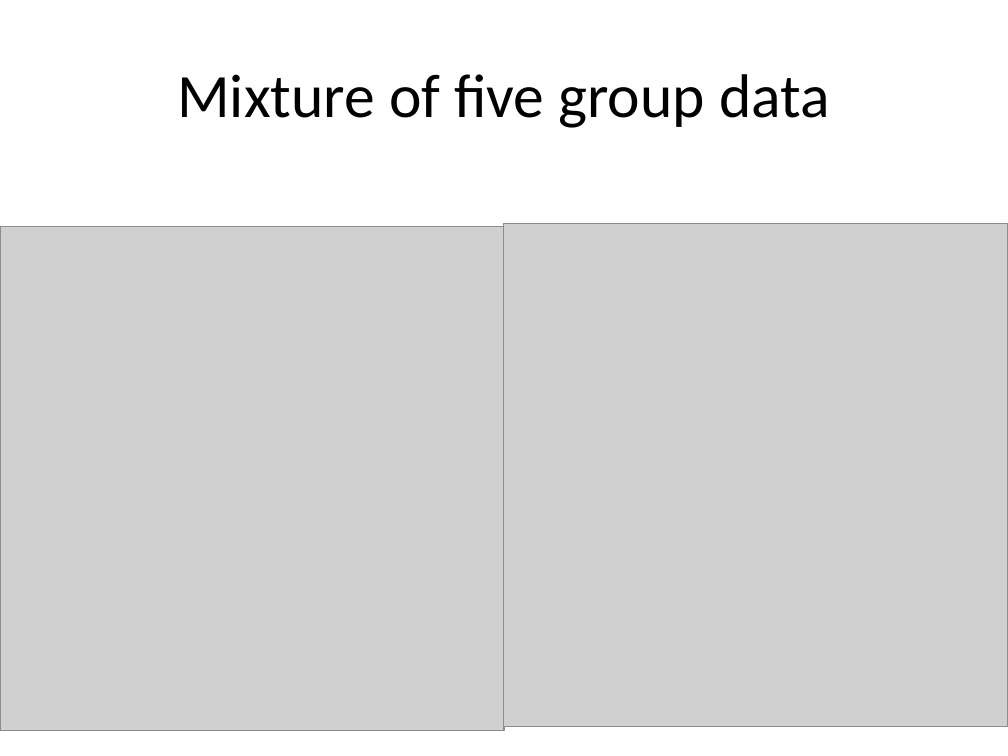
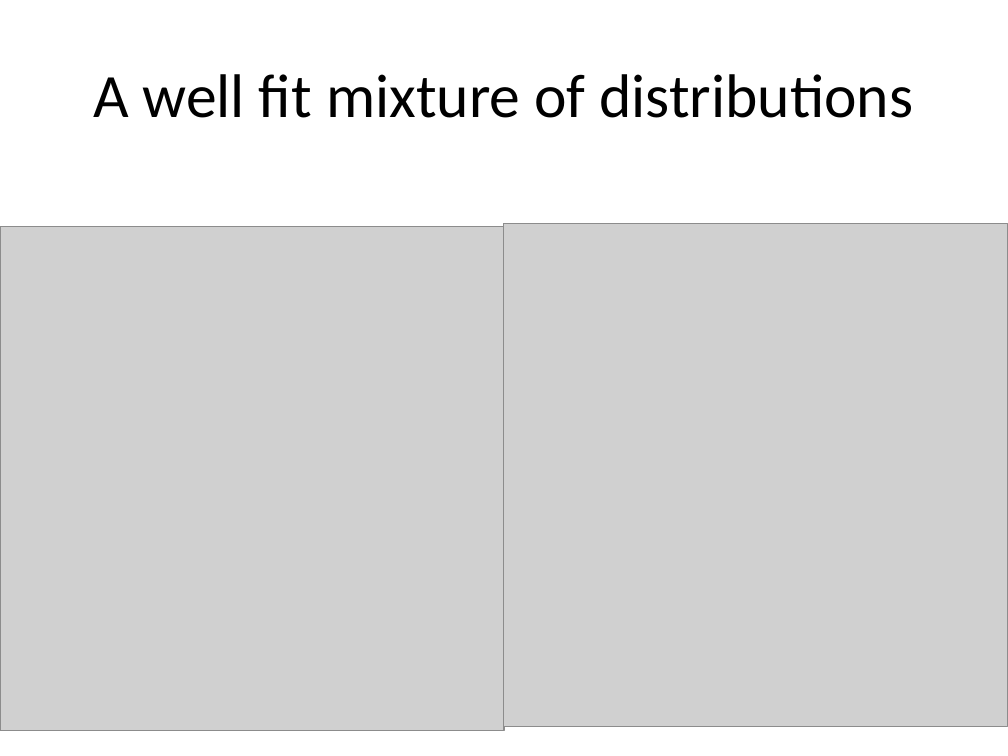
Before and after one commit to 2waybene/mixturemodel, a slide deck: slide 9 of BeijingMeeting/OralCancer.pptx. Drawn at 1008x756 pixels with LibreOffice and Linux fonts; fonts in the diff are those of the drawing; grey boxes stand for pictures. Boxes give left, top, right and bottom in pixels: in the first picture for what was removed or moved away, otherwise in the second. Text is boxed around its words. In the diff, an @@ line names an element or a change of style, - is before the commit and + after.

```diff
--- a/BeijingMeeting/OralCancer.pptx
+++ b/BeijingMeeting/OralCancer.pptx
@@ title at [93,74,913,118]: text changed @@
-Mixture of five group data
+A well fit mixture of distributions
```
Also in this commit, not shown: 1 other slide changed, 17 slides added, 2 slides removed, 2 other files.
